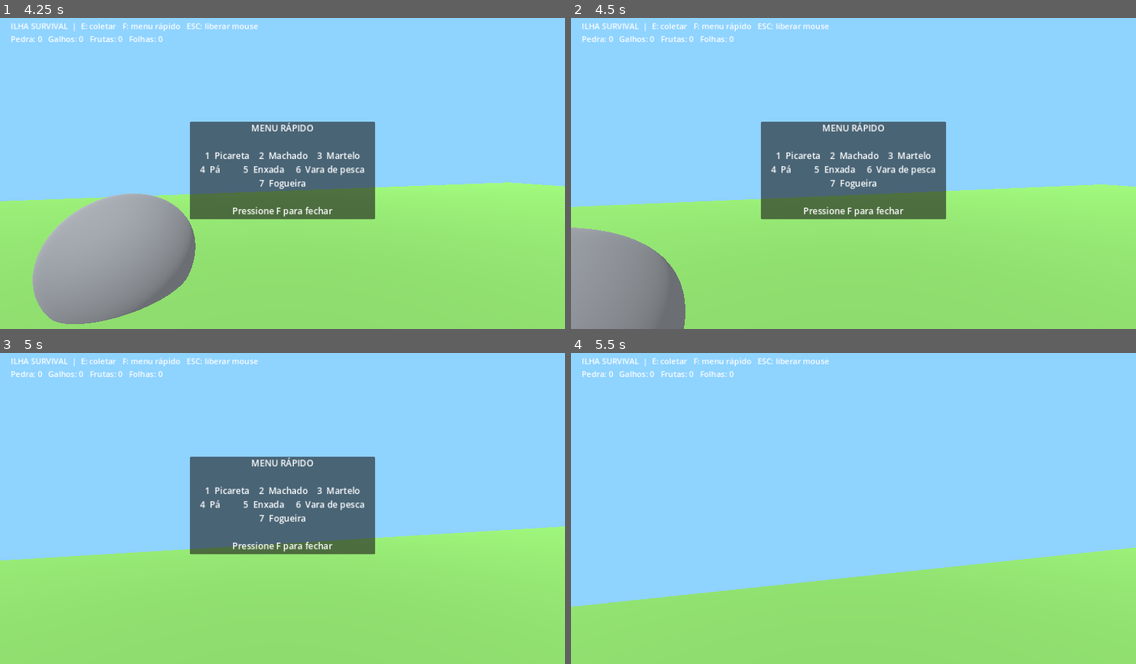
Above: before the commit, frames 1-4 (two rows, left to right).
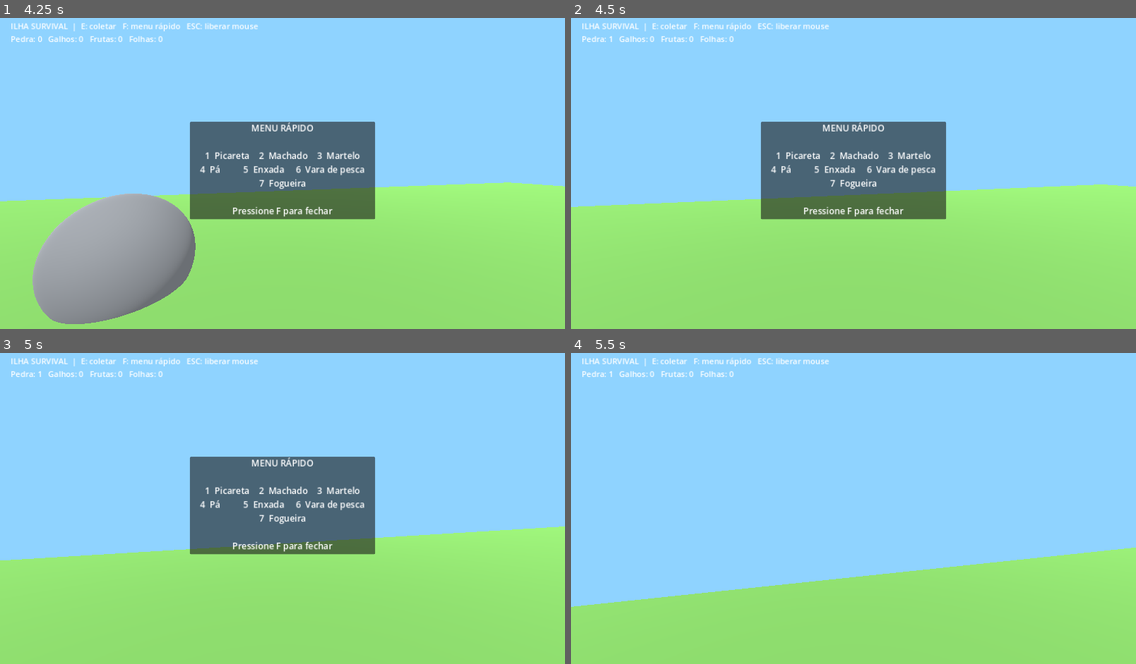
Above: after the commit, the same moments.

Repository: adolfonline/ilha-survival-godot
Game: Godot game, scene res://main.tscn
Same seed, same stepped clock (60 frames per second), same inputs: the game is played once before the commit and once after it.
Inputs (mouse positions are in pixels of both pictures, inside the frame that each line leads up to):
- Up to frame 1 (4.25 s): tap Enter at 0.5 s; move the mouse to (310, 170) at 0.52 s; hold Up (ui_up) from 0.53 s (still down); tap F at 0.6, 2.1, 3.6 s; move the mouse to (254, 170) at 1.27 s; tap E at 1.35, 2.85 s; move the mouse to (293, 164) at 2.02 s; move the mouse to (276, 176) at 2.77 s; move the mouse to (322, 173) at 3.52 s
- Up to frame 2 (4.5 s): keep holding Up (ui_up); move the mouse to (808, 167) at 4.27 s; tap E at 4.35 s
- Up to frame 3 (5 s): keep holding Up (ui_up)
- Up to frame 4 (5.5 s): keep holding Up (ui_up); move the mouse to (859, 505) at 5.02 s; tap F at 5.1 s

Frame 1 is identical in both runs. In frame 2, 5.6% of the frame differs, in the area x 0-21%, y 5-100%; in frame 3, less than 0.1%; in frame 4, less than 0.1%.

Commit message:
fix: make resources collectible and improve player input

Diff:
--- a/scripts/main.gd
+++ b/scripts/main.gd
@@ -72,6 +72,7 @@
     var area := Area3D.new()
     area.position = position
     area.set_meta("resource_name", resource_name)
+    area.add_to_group("collectible")
     var mesh := MeshInstance3D.new()
     var sphere := SphereMesh.new()
     sphere.radius = radius
@@ -130,6 +131,8 @@
     _update_hud()
 
 func _unhandled_input(event: InputEvent) -> void:
+    if event is InputEventMouseButton and event.pressed:
+        Input.mouse_mode = Input.MOUSE_MODE_CAPTURED
     if event is InputEventKey and event.pressed and event.keycode == KEY_F:
         quick_menu.visible = not quick_menu.visible
     if event is InputEventKey and event.pressed and event.keycode == KEY_E:
